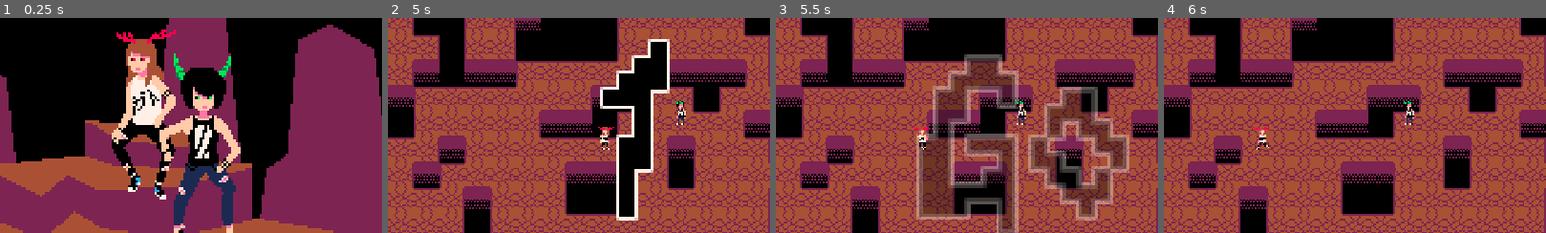
Above: before the commit, frames 1-4 (left to right).
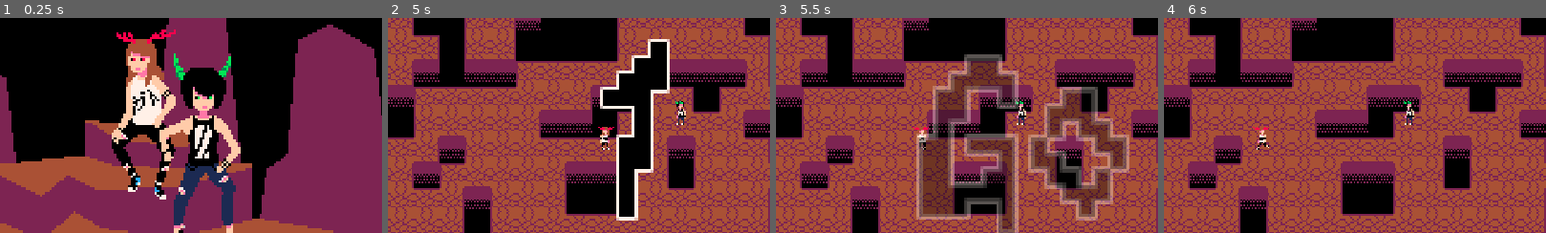
Above: after the commit, the same moments.

Repository: Dwyriel/WannabePunkGame
Game: Godot game, scene res://Scenes/GameMenu.tscn
Two runs of this game, one before a commit and one after it. Both use one fixed random seed, a clock stepped at 60 frames per second and the inputs below.
Inputs (mouse positions are % of the whole screen's width and height, from its top left):
- Up to frame 1 (0.25 s): no input
- Up to frame 2 (5 s): click "Start" at 0.5 s; move the mouse to (72, 45) at 1.27 s; hold D (P0_Right) 1.28-2 s; tap Shift (P0_Dash) at 1.35, 3.6 s; click (38, 52) at 2 s; tap Enter at 2.75 s; move the mouse to (30, 55) at 2.77 s; hold S (P0_Down) 2.78-3.53 s; tap Keypad 0 (P1_Dash) at 2.85, 4.35 s; tap Space at 3.5 s; move the mouse to (60, 28) at 3.52 s; hold D (P0_Right) 3.53-4.28 s; move the mouse to (45, 70) at 4.27 s; hold W (P0_Up) from 4.28 s (still down)
- Up to frame 3 (5.5 s): tap Enter at 5 s; move the mouse to (80, 65) at 5.02 s; release W (P0_Up) at 5.03 s; hold A (P0_Left) from 5.03 s (still down); tap Shift (P0_Dash) at 5.1 s
- Up to frame 4 (6 s): keep holding A (P0_Left); move the mouse to (20, 35) at 5.77 s; tap Keypad 0 (P1_Dash) at 5.85 s
The pictures show only the part of the screen within x 17-67%, y 22-72%; the shares and areas given below are measured in that part.

Frames 1-2 are identical in both runs. In frame 3, 0.1% of the frame differs, in the area x 37-64%, y 38-62%; in frame 4, nothing differs.

Commit message:
Some Refactoring

Diff:
--- a/Scenes/GameScene.tscn
+++ b/Scenes/GameScene.tscn
@@ -425,7 +425,10 @@
 [node name="Timer" type="Timer" parent="."]
 one_shot = true
 
-[node name="CountdownLabel" type="Label" parent="."]
+[node name="CountdownNode" type="Node2D" parent="."]
+z_index = 4
+
+[node name="CountdownLabel" type="Label" parent="CountdownNode"]
 visible = false
 margin_left = -239.0
 margin_top = -135.0
--- a/Scripts/GameScene.gd
+++ b/Scripts/GameScene.gd
@@ -1,6 +1,8 @@
 extends Node2D
 
 export var timeBeforeGoTime : int = 3;
+export var labelFadeSpeed : float = 1.5;
+export var timeBeforeHideLabel : float = .8;
 
 var Player0Pos : Vector2;
 var Player1Pos : Vector2;
@@ -13,7 +15,7 @@
 	Player0Pos = $SpawnPoint1.position; #Offset accounted for in the spawnpoint itself
 	Player1Pos = $SpawnPoint2.position + Vector2(0, -8); #Accounting for offset here
 	timer = $Timer;
-	countdownLabel = $CountdownLabel;
+	countdownLabel = $CountdownNode.get_node("CountdownLabel");
 	countdownLabel.show();
 	countdownLabel.text = String(timeBeforeGoTime);
 	LoadPlayer();
@@ -31,7 +33,7 @@
 	self.add_child_below_node(get_child(1), GlobalVariables.Player1);
 
 func _physics_process(delta):#Only being used for adding transparency to CountdownLabel for now, change it if needed to be use for other stuff
-	countdownLabel.modulate.a -= 1.5 * delta;
+	countdownLabel.modulate.a -= labelFadeSpeed * delta;
 
 func _on_Timer_timeout():
 	if goTimeEnded:
@@ -48,4 +50,4 @@
 		GlobalVariables.Player0.call(GlobalVariables.methodGameStart);
 		GlobalVariables.Player1.call(GlobalVariables.methodGameStart);
 		goTimeEnded = true;
-		timer.start(.8);
+		timer.start(timeBeforeHideLabel);
--- a/Scripts/GlobalVariables.gd
+++ b/Scripts/GlobalVariables.gd
@@ -7,9 +7,9 @@
 var BeingPushedTime: float = .15; #! Some of those can(should?) be moved to the player script, for more customization &&/|| different attributes/skills for each character
 var dashingTime: float = .2;
 var fallingTimeBeforeDeath: float = 2;
-var zIndexInFront : int = 3;
-var zIndexInBehind : int = 2;
-var zIndexInFalling : int = 1;
+var zIndexWhenInFront : int = 3;
+var zIndexWhenBehind : int = 2;
+var zIndexWhenFalling : int = 1;
 
 enum Characters { Green, Red, Yellow };
 enum PlayerInput { Player0, Player1 };
--- a/Scripts/PlayerScript.gd
+++ b/Scripts/PlayerScript.gd
@@ -194,7 +194,7 @@
 	move_and_collide(pushDirection.normalized() * (GlobalVariables.PushBackFromTouchkMultiplier if !pushedFromDash else GlobalVariables.PushBackFromDashMultiplier) * delta);
 
 func setZIndex():
-	self.z_index = GlobalVariables.zIndexInFront if position.y > otherPlayerNode.position.y else GlobalVariables.zIndexInBehind;
+	self.z_index = GlobalVariables.zIndexWhenInFront if position.y > otherPlayerNode.position.y else GlobalVariables.zIndexWhenBehind;
 
 func setDirection():
 	direction = Vector2();
@@ -228,7 +228,7 @@
 func switchStateToFalling():
 	CurrentState = States.Falling;
 	PlayerCollider.disabled = true;
-	self.z_index = GlobalVariables.zIndexInFalling;
+	self.z_index = GlobalVariables.zIndexWhenFalling;
 	animationSprite.animation = GlobalVariables.fallingAnim;
 	fallingTimer.start(GlobalVariables.fallingTimeBeforeDeath);
 
